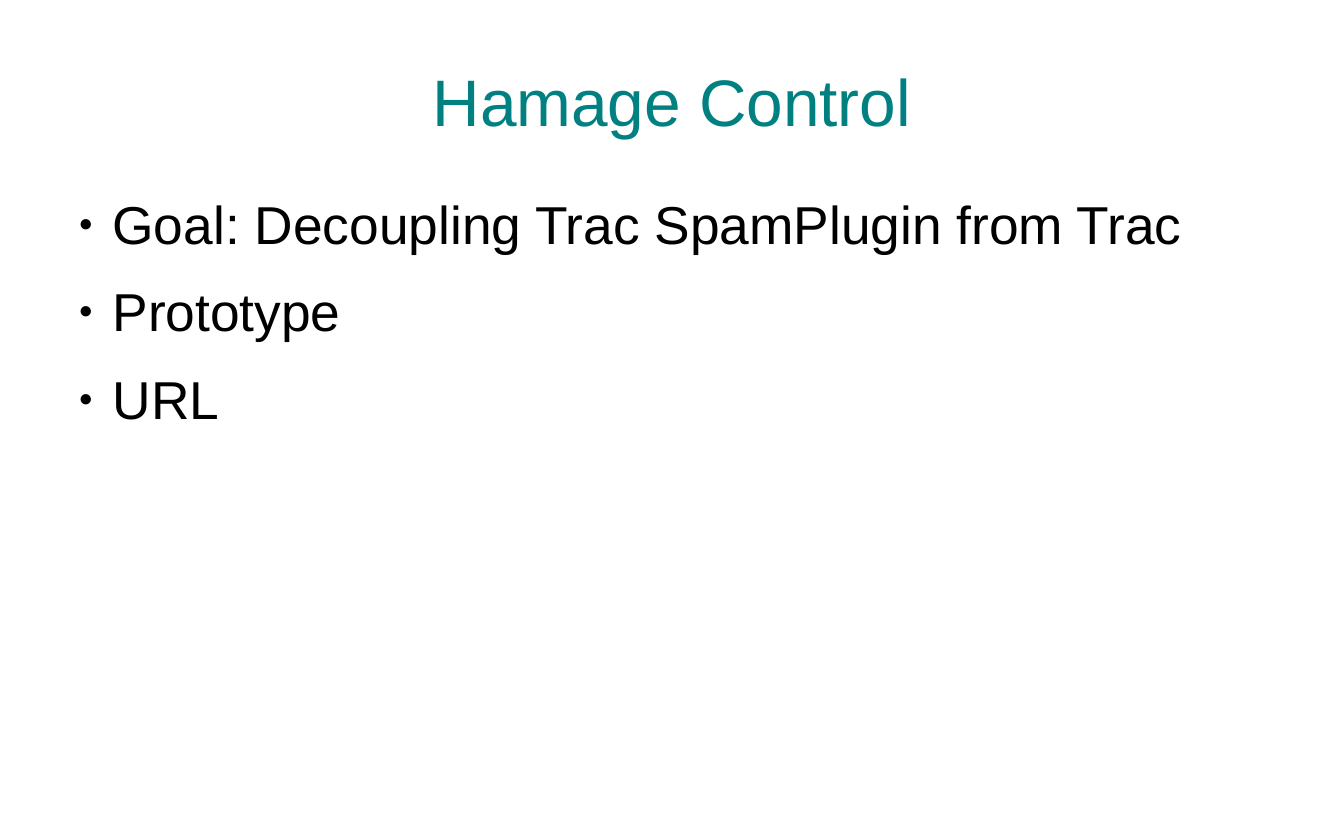
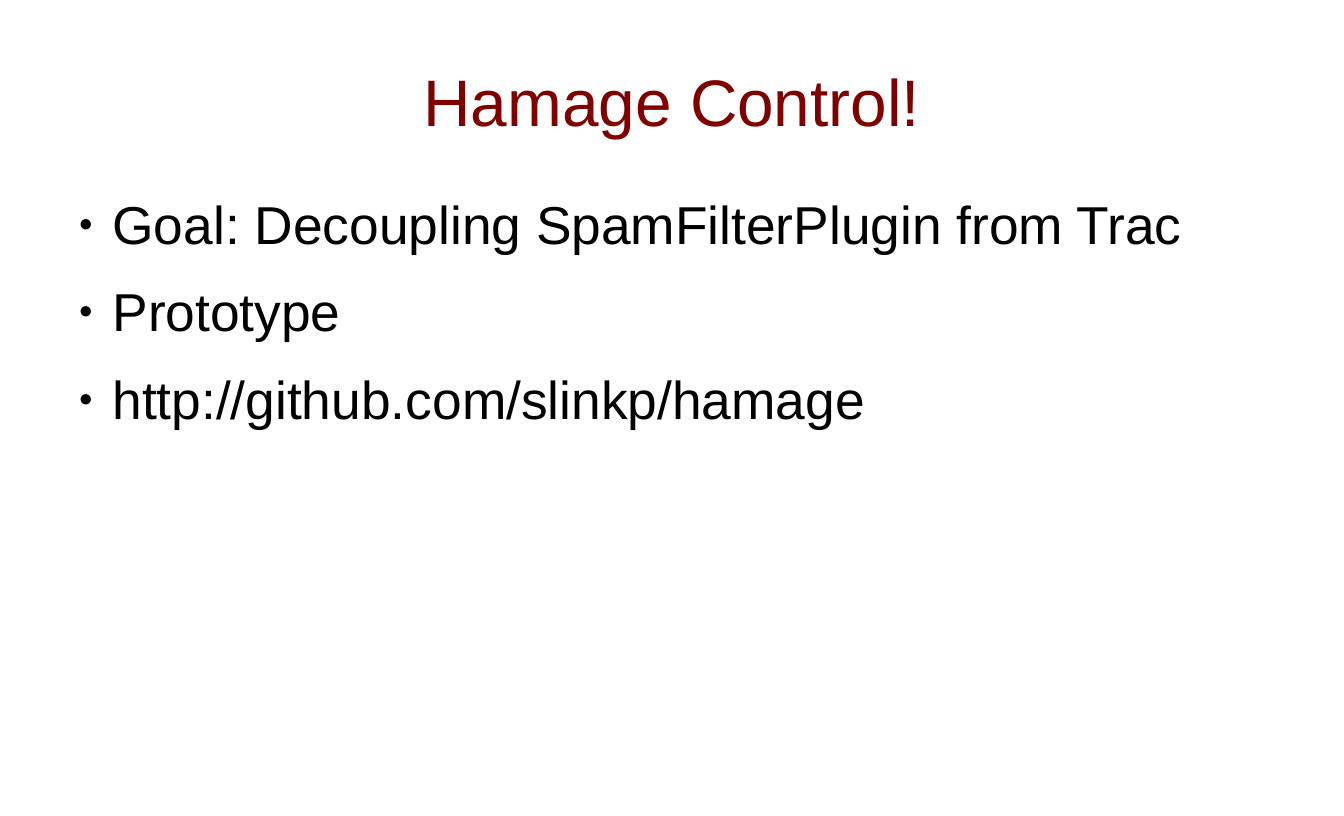
Before and after one commit to slinkp/pygotham_hamage_demo, a slide deck: slide 21 of slides.odp (slide 18 before the commit). Drawn at 1344x816 pixels with LibreOffice and Linux fonts; fonts in the diff are those of the drawing. Boxes give left, top, right and bottom in pixels: in the first picture for what was removed or moved away, otherwise in the second. Text is boxed around its words. In the diff, an @@ line names an element or a change of style, - is before the commit and + after.

```diff
--- a/slides.odp
+++ b/slides.odp
@@ title at (423, 78, 920, 138): text changed; text colour #008080 to #800000 @@
-Hamage Control
+Hamage Control!
@@ text at (113, 205, 1182, 254): text changed @@
-● Goal: Decoupling Trac SpamPlugin from Trac
+● Goal: Decoupling SpamFilterPlugin from Trac
@@ text at (113, 380, 865, 429): text changed @@
-● URL
+● http://github.com/slinkp/hamage
```
Also in this commit, not shown: 29 other slides changed, 6 slides added, 1 slide removed.
